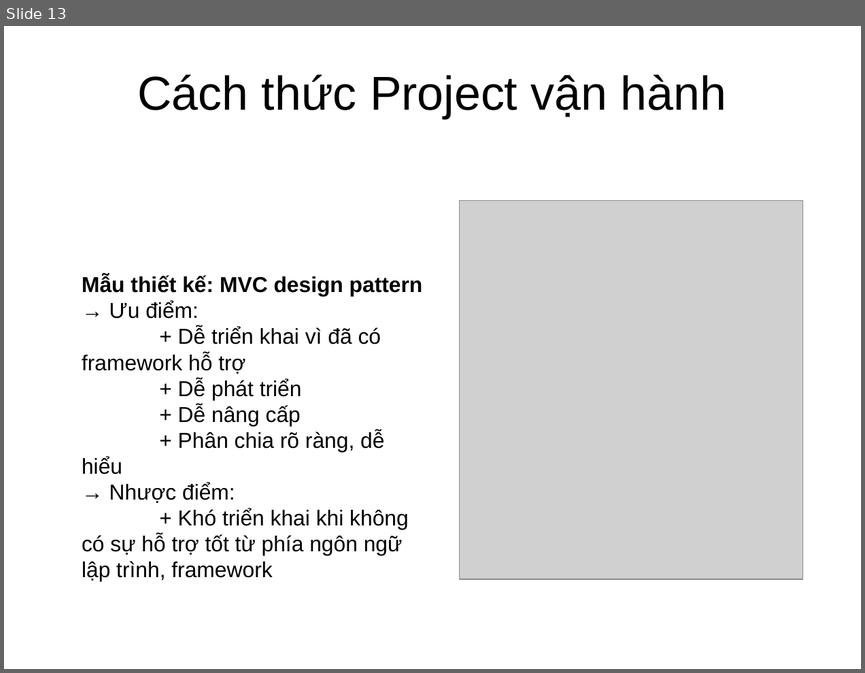
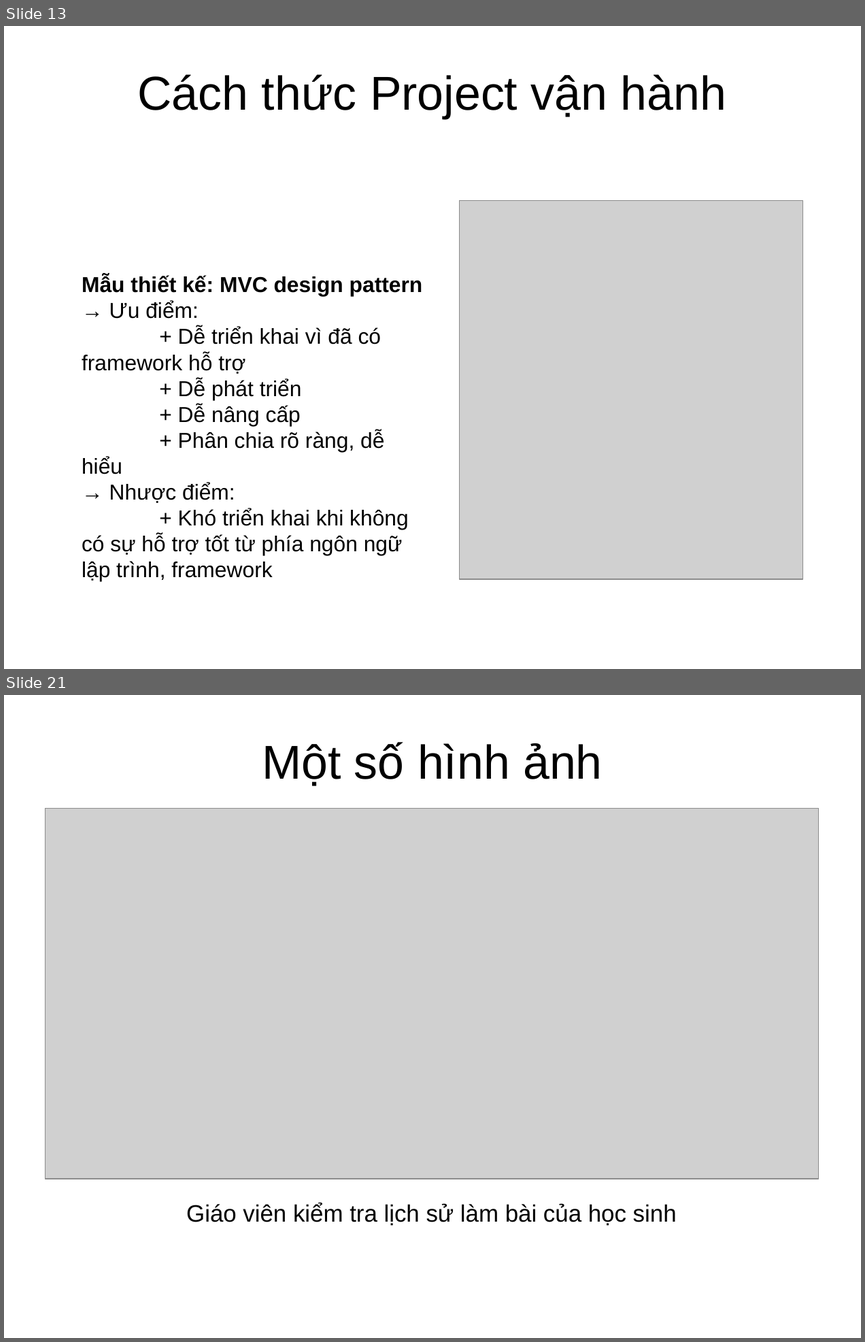
Before and after one commit to hwngng/OnlineMathExaminingDBLab, a slide deck: report/slide.pptx. Shown one above the other, each under a label of ours: slide 13 before the commit, slides 13 and 21 after it; the slides between them are not shown. The pictures are 865x673 and 865x1342 pixels, drawn with LibreOffice and Linux fonts; fonts in the diff are those of the drawing; grey boxes stand for pictures; background and template pictures are left out. Boxes give left, top, right and bottom in pixels: in the first picture for what was removed or moved away, otherwise in the second. Text is boxed around its words. In the diff, an @@ line names an element or a change of style, - is before the commit and + after.

Commit message:
slide

```diff
--- a/report/slide.pptx
+++ b/report/slide.pptx
@@ slide 21 added at [4, 695, 861, 1338], background picture (left out) @@
@@ text added at [262, 742, 602, 786], 44 pt, text #000000 @@
+Một số hình ảnh
@@ picture added at [45, 809, 819, 1179] @@
@@ text added at [186, 1202, 677, 1225], 22 pt, text #000000 @@
+Giáo viên kiểm tra lịch sử làm bài của học sinh
```
Also in this commit, not shown: 8 other slides added, 2 other files.
